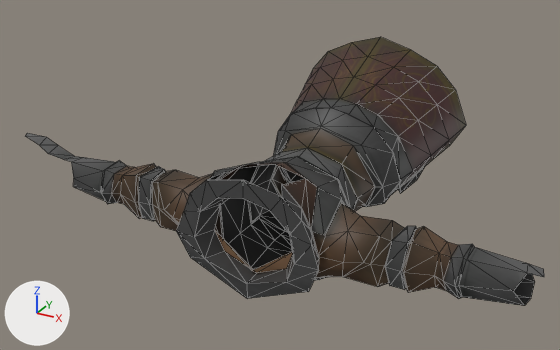
The glTF model client/public/models/garments/plate.glb as it was, and as the next commit left it.
The view is the same before and after, from a 50 mm camera at (1.49, -4.47, 1.59) aimed at (-0.29, -1.24, -0.03). Lighting does not change. The marker at lower left points along +X, +Y and +Z. The first picture is the older version. Mesh edges are drawn as thin lines.

In view in the first picture: 'Garment'.
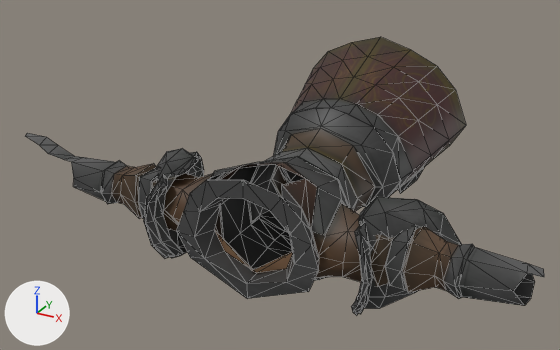
Where the change shows, as pixel boxes [x1, y1, x2, y2] in the pictures (560 x 350 px):
'fit_UpperArmL', added
    after: [351, 197, 462, 315]
'fit_UpperArmR', added
    after: [144, 149, 204, 258]

What the commit changed:
Mesh me_ncl1_29_001 is new.
It has 128 vertices, 248 faces and spans x -0.78..-0.421, y -2.053..-1.478, z -0.232..0.23.
It uses material mat_warrior_texture (picture img_warrior_texture).
Mesh me_ncl1_29_000 is new.
It has 128 vertices, 248 faces and spans x 0.421..0.78, y -2.053..-1.478, z -0.232..0.23.
It uses material mat_warrior_texture (picture img_warrior_texture).
Object 'fit_UpperArmR' (ob_fit_upperarmr) is new; it shows me_ncl1_29_001.
Its location is (0.0, 0.0, 0.0).
Object 'fit_UpperArmL' (ob_fit_upperarml) is new; it shows me_ncl1_29_000.
Its location is (0.0, 0.0, 0.0).
